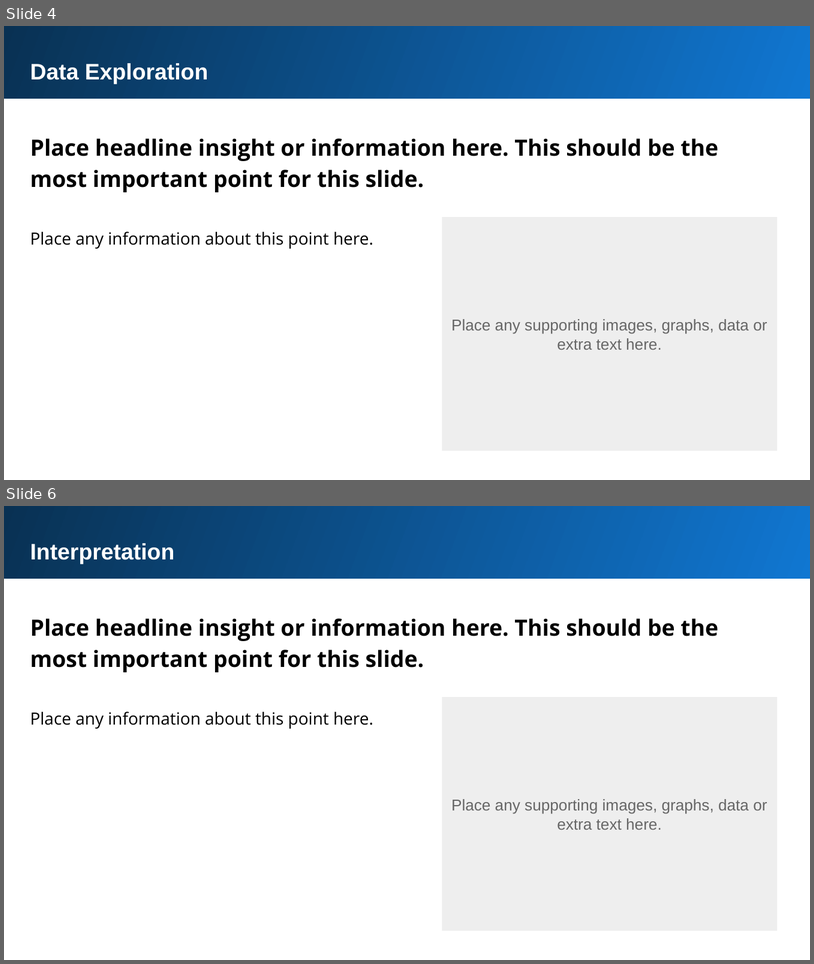
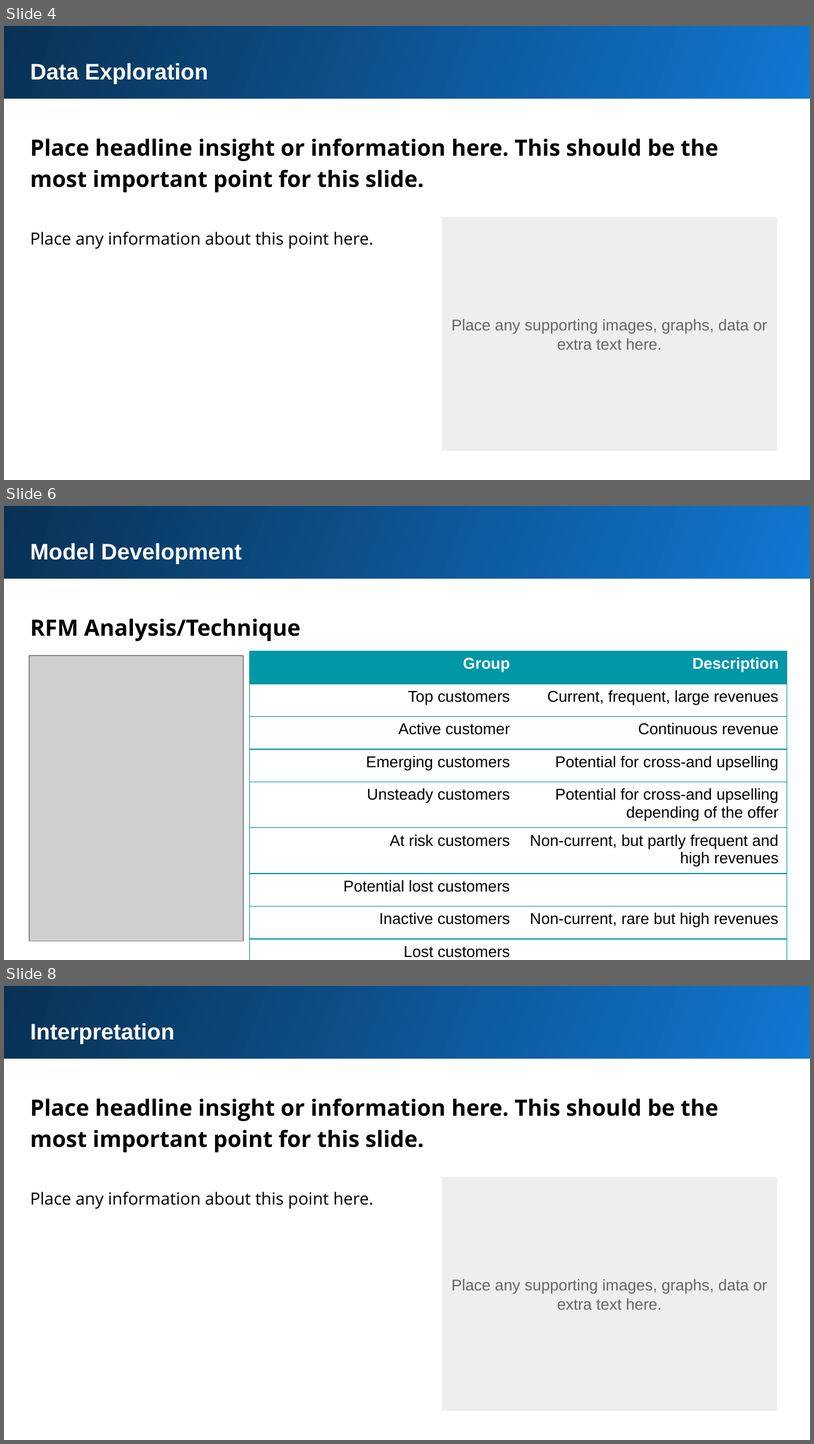
Before and after one commit to npradaschnor/KPMG-Virtual-Internship, a slide deck: Task 2 - Data Insights/Module_2_Template_slide.pptx. Shown one above the other, each under a label of ours: slides 4 and 6 before the commit, slides 4, 6 and 8 after it; the slides between them are not shown. The pictures are 814x964 and 814x1444 pixels, drawn with LibreOffice and Linux fonts; fonts in the diff are those of the drawing; grey boxes stand for pictures. Boxes give left, top, right and bottom in pixels: in the first picture for what was removed or moved away, otherwise in the second. Text is boxed around its words. In the diff, an @@ line names an element or a change of style, - is before the commit and + after.

```diff
--- a/Task 2 - Data Insights/Module_2_Template_slide.pptx
+++ b/Task 2 - Data Insights/Module_2_Template_slide.pptx
@@ slide 6 added at box(4, 506, 810, 960), background #FFFFFF @@
@@ rectangle added at box(4, 506, 810, 579), fill gradient #1077D2 to #093153 @@
@@ text added at box(30, 543, 242, 564), 20 pt, text #FFFFFF, bold @@
+Model Development
@@ text added at box(30, 618, 301, 641), 20 pt, text #000000, bold @@
+RFM Analysis/Technique
@@ picture added at box(29, 655, 243, 940) @@
@@ table added at box(250, 651, 787, 960), 9 rows, 2 columns @@
+Group | Description
+Top customers | Current, frequent, large revenues
+Active customer | Continuous revenue
+Emerging customers | Potential for cross-and upselling
+Unsteady customers | Potential for cross-and upselling depending of the offer
+At risk customers | Non-current, but partly frequent and high revenues
+Potential lost customers | 
+Inactive customers | Non-current, rare but high revenues
+Lost customers | 
@@ what was slide 6 is now slide 8 @@
```
Also in this commit, not shown: 1 slide changed, 3 other slides added, 3 slides removed, 1 other file.
